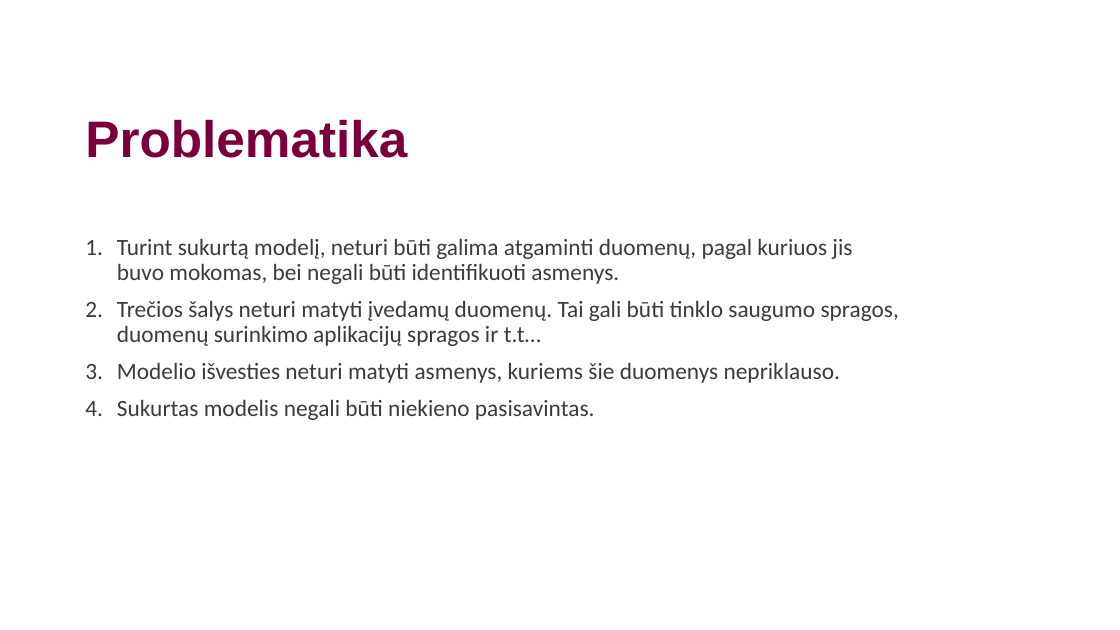
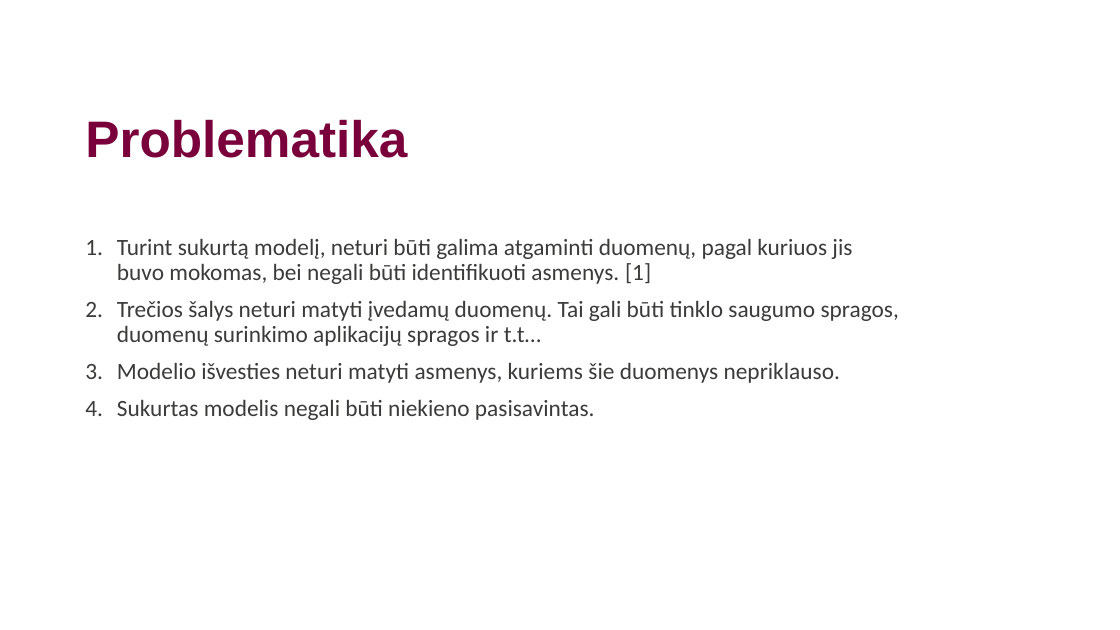
Before and after one commit to PauliusMilmantas/Bakalaurinis_darbas, a slide deck: slide 3 of Straipsnis/Pristatymas.pptx. Drawn at 1120x630 pixels with LibreOffice and Linux fonts; fonts in the diff are those of the drawing; background and template pictures are left out. Boxes give left, top, right and bottom in pixels: in the first picture for what was removed or moved away, otherwise in the second. Text is boxed around its words. In the diff, an @@ line names an element or a change of style, - is before the commit and + after.

```diff
--- a/Straipsnis/Pristatymas.pptx
+++ b/Straipsnis/Pristatymas.pptx
@@ text at box(117, 238, 852, 284): text changed @@
-1. Turint sukurtą modelį, neturi būti galima atgaminti duomenų, pagal kuriuos jis buvo mokomas, bei negali būti identifikuoti asmenys.
+1. Turint sukurtą modelį, neturi būti galima atgaminti duomenų, pagal kuriuos jis buvo mokomas, bei negali būti identifikuoti asmenys. [1]
```
Also in this commit, not shown: 2 other slides changed.
